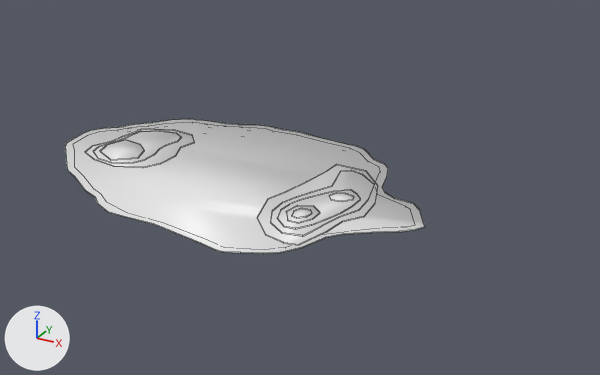
The Blender file islands/hub/island1.blend as it was, and as the next commit left it.
The view is the same before and after, from a 50 mm lens placed at (42.3, -63.8, 31.5), pointed at (2.4, 8.7, -4.8). Every picture has the same lights, and +X, +Y and +Z are marked at lower left. Mesh edges are drawn as thin lines.

Before the edit, the objects in view are built like this:
```python
me_mesh = bpy.data.meshes.new('Mesh')
me_mesh.from_pydata(...)  # 561 vertices, 37 faces; spans x -20.7..20.9, y -15.0..12.7, z -2.1..0.5
me_mesh.polygons.foreach_set('use_smooth', [True] * 37)
me_mesh.materials.append(mat_cardboard)  # white #e7e7e7
ob_path176 = bpy.data.objects.new('path176', me_mesh)
ob_path176.location = (0.0, 0.0, 0.0)
_m = ob_path176.modifiers.new('Solidify', 'SOLIDIFY')
_m.thickness = 0.098
_m.offset = 1.0
```
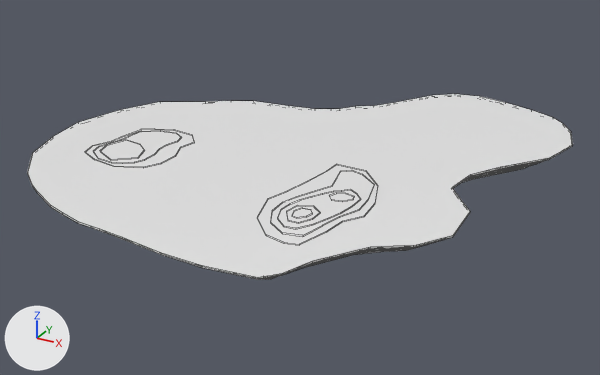
What differs and where, as boxes [x1, y1, x2, y2] in the pictures (600 x 375 px):
'path476', added
    after: [27, 94, 573, 279]
'path176', deleted
    before: [65, 119, 425, 254]

What changed in the scene script:
```text
Add me_mesh_047:
    me_mesh_047.from_pydata(...)  # 2314 vertices, 1222 faces; spans x -27.5..23.8, y -25.4..27.4, z -9.2..0.5
    me_mesh_047.polygons.foreach_set('use_smooth', [True] * 1222)
    me_mesh_047.materials.append(mat_cardboard)  # white #e7e7e7
Remove ob_path176:
    ob_path176 = bpy.data.objects.new('path176', me_mesh)
    ob_path176.location = (0.0, 0.0, 0.0)
    _m = ob_path176.modifiers.new('Solidify', 'SOLIDIFY')
    _m.thickness = 0.098
    _m.offset = 1.0
Add ob_path476:
    ob_path476 = bpy.data.objects.new('path476', me_mesh_047)
    ob_path476.location = (3.85, 7.76, 0.0)
```
